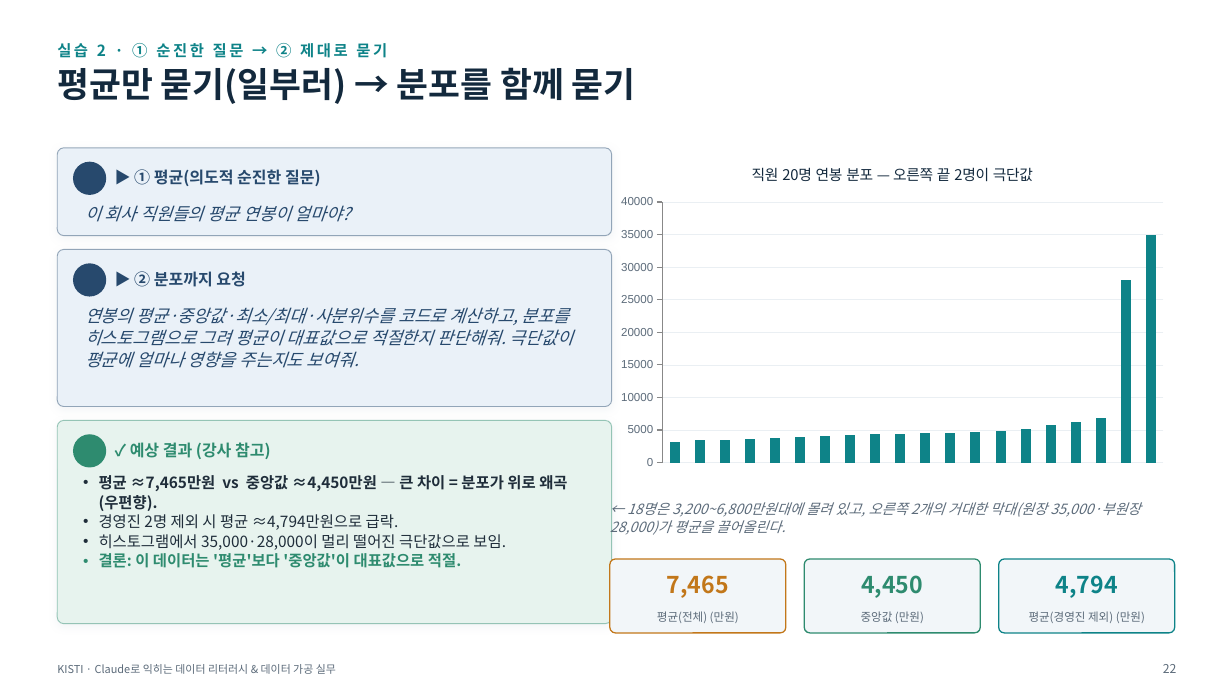
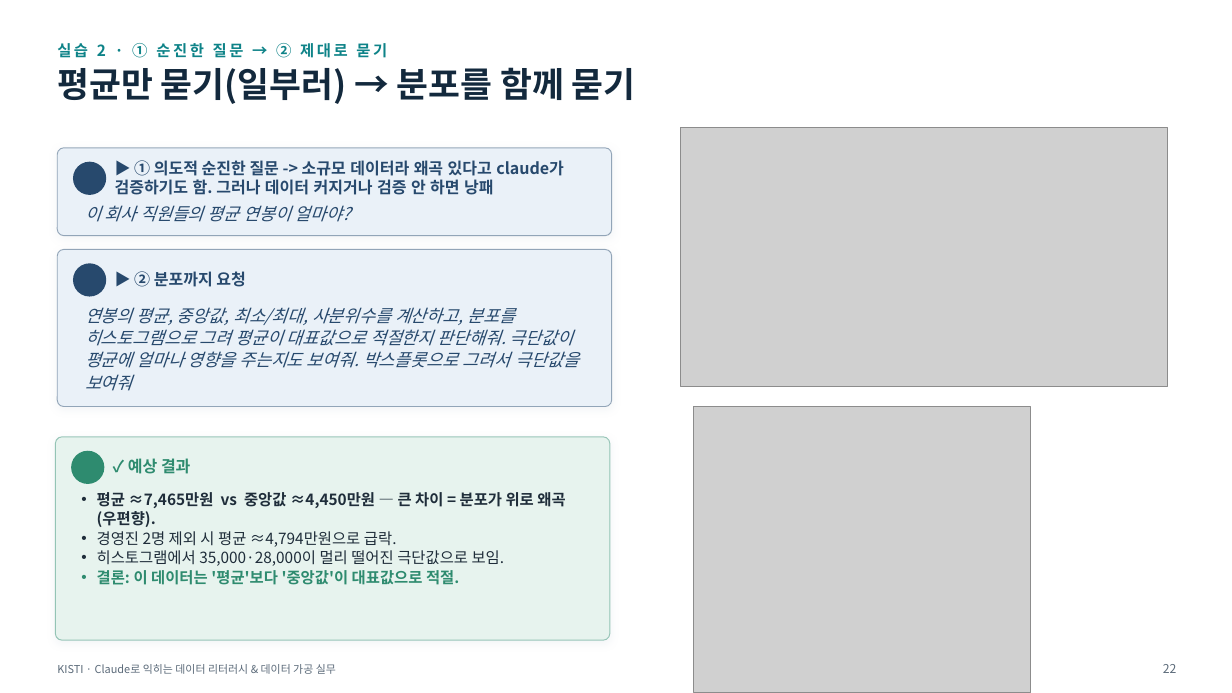
Before and after one commit to thinkinghs/lecture_6_18, a slide deck: slide 35 of 2차시_강의자료_합본.pptx (slide 33 before the commit). Drawn at 1232x693 pixels with LibreOffice and Linux fonts; fonts in the diff are those of the drawing; grey boxes stand for pictures; background and template pictures are left out. Boxes give left, top, right and bottom in pixels: in the first picture for what was removed or moved away, otherwise in the second. Text is boxed around its words. In the diff, an @@ line names an element or a change of style, - is before the commit and + after.

```diff
--- a/2차시_강의자료_합본.pptx
+++ b/2차시_강의자료_합본.pptx
@@ column chart removed at box(610, 148, 1175, 476) @@
-title "직원 20명 연봉 분포 — 오른쪽 끝 2명이 극단값"
-categories: 1, 2, 3, 4, 5, 6, 7, 8, 9, 10, 11, 12, 13, 14, 15, 16, 17, 18, 19, 20
-Series 1: 3000, 3000, 4000, 4000, 4000, 4000, 4000, 4000, 4000, 4000, 4000, 5000, 5000, 5000, 5000, 6000, 6000, 7000, 28000, 35000
@@ picture added at box(681, 128, 1167, 387) @@
@@ text at box(115, 160, 564, 195): text changed @@
-▶ ① 평균(의도적 순진한 질문)
+▶ ① 의도적 순진한 질문 -> 소규모 데이터라 왜곡 있다고 claude가 검증하기도 함. 그러나 데이터 커지거나 검증 안 하면 낭패
@@ text at box(85, 307, 579, 391): text changed @@
-연봉의 평균·중앙값·최소/최대·사분위수를 코드로 계산하고, 분포를 히스토그램으로 그려 평균이 대표값으로 적절한지 판단해줘. 극단값이 평균에 얼마나 영향을 주는지도 보여줘.
+연봉의 평균, 중앙값, 최소/최대, 사분위수를 계산하고, 분포를 히스토그램으로 그려 평균이 대표값으로 적절한지 판단해줘. 극단값이 평균에 얼마나 영향을 주는지도 보여줘. 박스플롯으로 그려서 극단값을 보여줘
@@ picture added at box(694, 407, 1031, 693) @@
@@ 1 text, 1 ellipse, 1 rounded rectangle: place and size @@
-1 text, 1 ellipse, 1 rounded rectangle at box(57, 421, 612, 624)
+1 text, 1 ellipse, 1 rounded rectangle at box(55, 437, 610, 640)
@@ text at box(128, 458, 190, 474): text changed @@
-✓ 예상 결과 (강사 참고)
+✓ 예상 결과
@@ text removed at box(610, 502, 1140, 537) @@
-← 18명은 3,200~6,800만원대에 몰려 있고, 오른쪽 2개의 거대한 막대(원장 35,000·부원장 28,000)가 평균을 끌어올린다.
@@ rounded rectangle removed at box(610, 559, 786, 633) @@
@@ rounded rectangle removed at box(804, 559, 980, 633) @@
@@ rounded rectangle removed at box(999, 559, 1175, 633) @@
@@ text removed at box(667, 575, 729, 598) @@
-7,465
@@ text removed at box(861, 575, 923, 598) @@
-4,450
@@ text removed at box(1056, 575, 1118, 598) @@
-4,794
@@ text removed at box(657, 611, 739, 623) @@
-평균(전체) (만원)
@@ text removed at box(861, 611, 924, 623) @@
-중앙값 (만원)
@@ text removed at box(1029, 611, 1145, 623) @@
-평균(경영진 제외) (만원)
```
Also in this commit, not shown: 34 other slides changed, 4 slides added, 3 slides removed.
